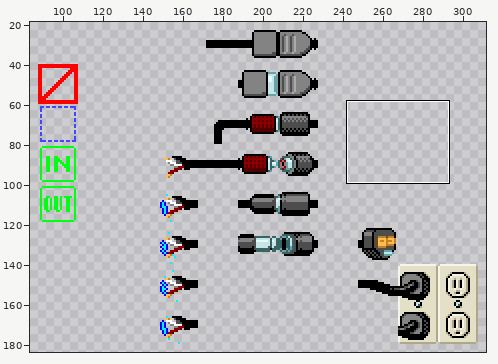
Two versions of one sprite sheet, connector/connectors.png. The picture above shows the old version from afar; the outline marks the close-up.
Close-up. The starting point:
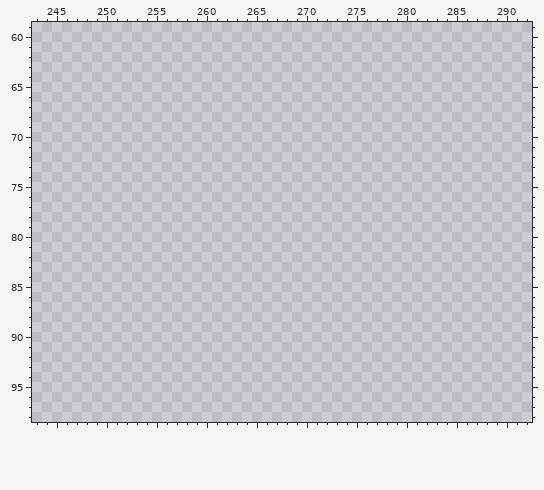
The file is 320x200 pixels. Colours within 5 levels of each other are drawn and written as one. Shown: x 243..292, y 59..98. The wide view leaves out empty margins.
The same view after the edit:
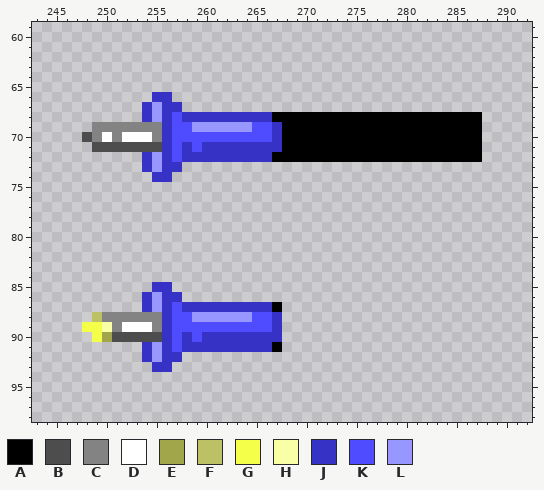
Palette (. is transparent): A #000000  B #4d4d4d  C #838383  D #ffffff  E #a1a64b  F #bcc166  G #f4ff49  H #f9ffa4  J #3632c6  K #4f4cff  L #9896ff
Change:
{"y":66,"x":255,"old":"..","new":"JJ"}
{"y":67,"x":254,"old":"....","new":"JLJJ"}
{"y":68,"x":254,"old":"..................................","new":"JLJKJJJJJJJJJAAAAAAAAAAAAAAAAAAAAA"}
{"y":69,"x":249,"old":".......................................","new":"CCCCCCCJKKLLLLLLKKJAAAAAAAAAAAAAAAAAAAA"}
{"y":70,"x":248,"old":"........................................","new":"BCDCDDDCJKKKKKKKKKKJAAAAAAAAAAAAAAAAAAAA"}
{"y":71,"x":249,"old":".......................................","new":"BBBBBBBJKJKJJJJJJJJAAAAAAAAAAAAAAAAAAAA"}
{"y":72,"x":254,"old":"..................................","new":"JLJKJJJJJJJJJAAAAAAAAAAAAAAAAAAAAA"}
{"y":73,"x":254,"old":"....","new":"JLJJ"}
{"y":74,"x":255,"old":"..","new":"JJ"}
{"y":85,"x":255,"old":"..","new":"JJ"}
{"y":86,"x":254,"old":"....","new":"JLJJ"}
{"y":87,"x":254,"old":"..............","new":"JLJKJJJJJJJJJA"}
{"y":88,"x":249,"old":"...................","new":"FCCCCCCJKKLLLLLLKKJ"}
{"y":89,"x":248,"old":"....................","new":"GGHCDDDCJKKKKKKKKKKJ"}
{"y":90,"x":249,"old":"...................","new":"GEBBBBBJKJKJJJJJJJJ"}
{"y":91,"x":254,"old":"..............","new":"JLJKJJJJJJJJJA"}
{"y":92,"x":254,"old":"....","new":"JLJJ"}
{"y":93,"x":255,"old":"..","new":"JJ"}
